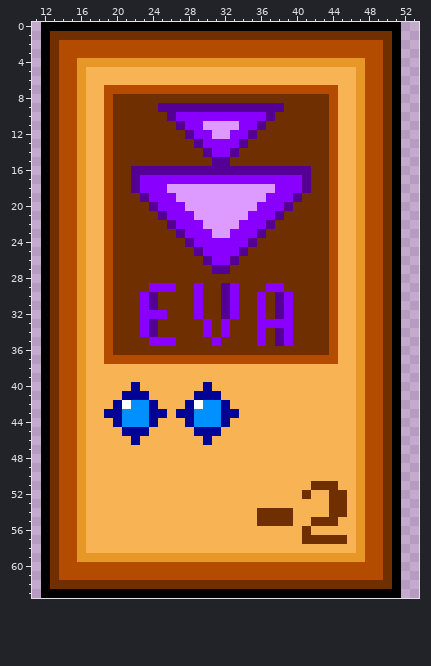
Two versions of one pixel-art sprite, assets/sprites/Cards/CardEVA(-2).png. Above, as it was before the edit.
The file is 64x64 pixels. Shown: x 11..53, y 0..63.
The same view after the edit:
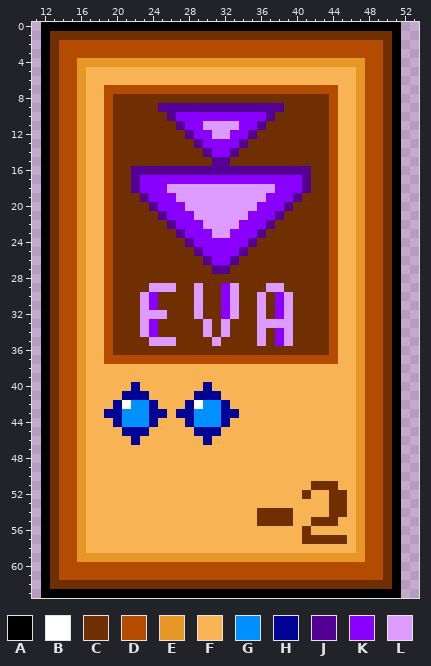
Palette (. is transparent): A #000000  B #ffffff  C #6f2f00  D #b34c00  E #e69726  F #f8b454  G #0090ff  H #000394  J #540094  K #8a00ff  L #dd9aff
From old to new:
{"y":29,"x":24,"old":"KKK","new":"LLL"}
{"y":29,"x":29,"old":"K","new":"L"}
{"y":29,"x":32,"old":"JK","new":"KL"}
{"y":29,"x":37,"old":"KK","new":"LL"}
{"y":30,"x":23,"old":"KJ","new":"LK"}
{"y":30,"x":29,"old":"K","new":"L"}
{"y":30,"x":32,"old":"JK","new":"KL"}
{"y":30,"x":36,"old":"K","new":"L"}
{"y":30,"x":38,"old":"JK","new":"KL"}
{"y":31,"x":23,"old":"KJ","new":"LK"}
{"y":31,"x":29,"old":"K","new":"L"}
{"y":31,"x":32,"old":"JK","new":"KL"}
{"y":31,"x":36,"old":"K","new":"L"}
{"y":31,"x":38,"old":"JK","new":"KL"}
{"y":32,"x":23,"old":"KKK","new":"LLL"}
{"y":32,"x":29,"old":"K","new":"L"}
{"y":32,"x":32,"old":"JK","new":"KL"}
{"y":32,"x":36,"old":"K","new":"L"}
{"y":32,"x":38,"old":"JK","new":"KL"}
{"y":33,"x":23,"old":"KJ","new":"LK"}
{"y":33,"x":30,"old":"K","new":"L"}
{"y":33,"x":32,"old":"K","new":"L"}
{"y":33,"x":36,"old":"KKKK","new":"LLLL"}
{"y":34,"x":23,"old":"KJ","new":"LK"}
{"y":34,"x":30,"old":"K","new":"L"}
{"y":34,"x":32,"old":"K","new":"L"}
{"y":34,"x":36,"old":"K","new":"L"}
{"y":34,"x":38,"old":"JK","new":"KL"}
{"y":35,"x":24,"old":"KKK","new":"LLL"}
{"y":35,"x":31,"old":"K","new":"L"}
{"y":35,"x":36,"old":"K","new":"L"}
{"y":35,"x":38,"old":"JK","new":"KL"}
{"label":"changed","picture_box":[140,283,293,346]}
